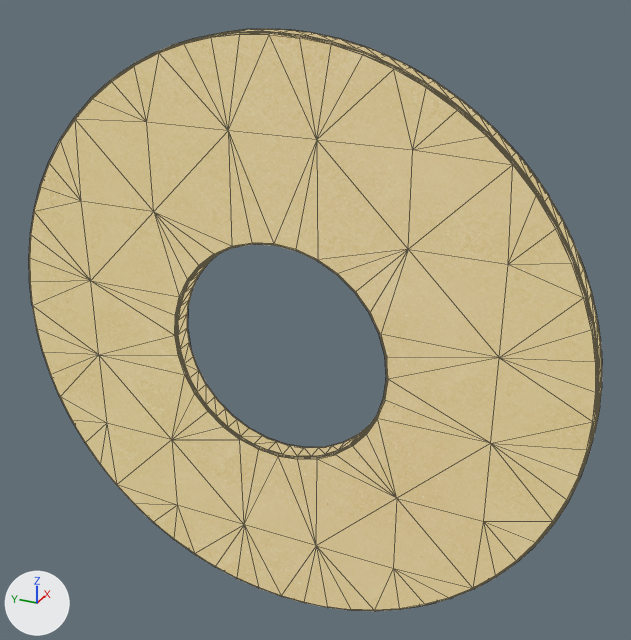
A saved change to the glTF model assets/scene1.gltf.
Camera for both pictures: a 50 mm lens placed at (-5.4, -2.76, 3.07), pointed at (0.29, -0.2, 0.22). The axes (+X, +Y, +Z) are drawn at lower left. The lights are the same throughout. Mesh edges are drawn as thin lines. Where no turn or scale is listed for an object, it has been applied to the vertices.
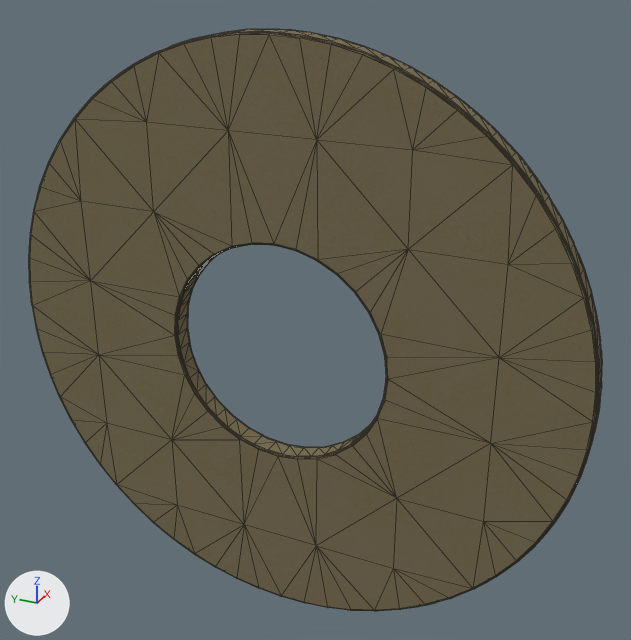
What differs and where, as boxes (x1, y1, x2, y2) in the pictures (631 x 640 px):
'object_1', recoloured (beige to brown): (29, 29, 602, 611) in both

What changed in the scene script:
```text
Change mat_material_0:
    remove # nodes: BsdfTransparent, Emission, LightPath, MixShader, OutputMaterial, TexImage
    nodes: BsdfPrincipled, Mix, OutputMaterial, TexImage
    colours: grey #979797
```
